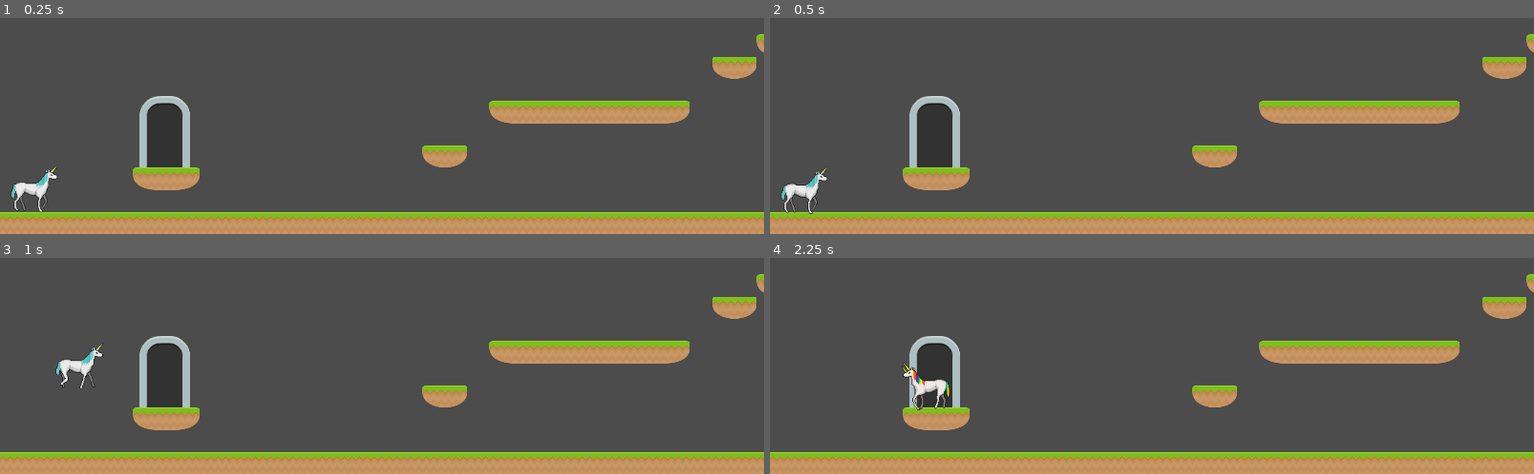
Above: before the commit, frames 1-4 (two rows, left to right).
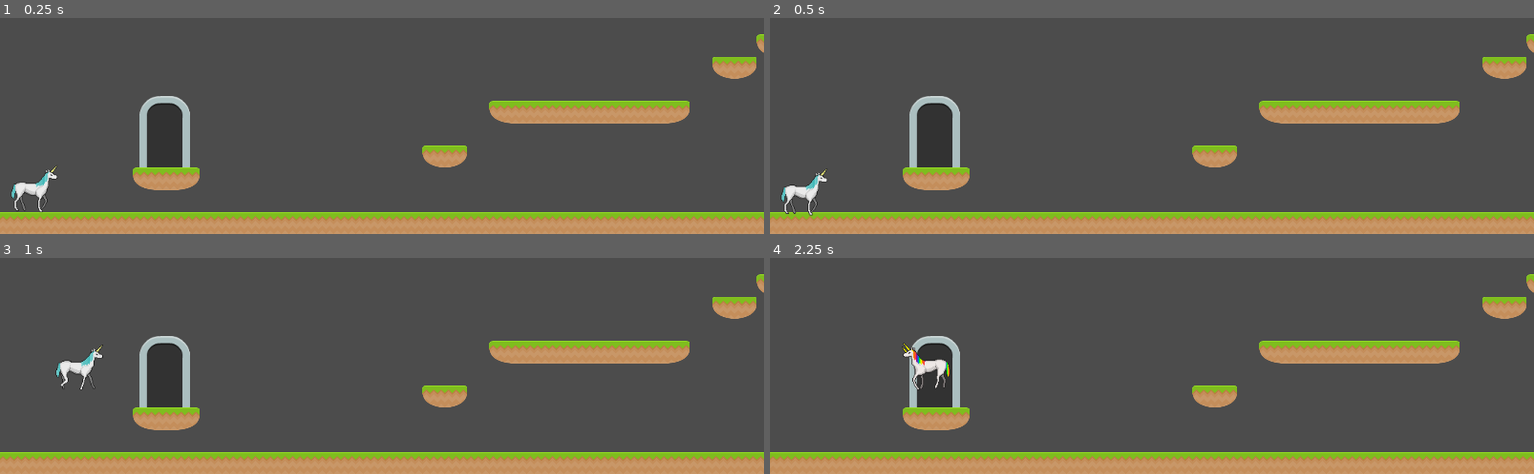
Above: after the commit, the same moments.

Repository: iphands/polly
Game: Godot game, scene res://MainScene.tscn
The game is run twice, just before and just after one commit, with the same random seed, the same clock (stepped at 60 frames per second) and the same inputs.
Inputs:
- Up to frame 1 (0.25 s): no input
- Up to frame 2 (0.5 s): no input
- Up to frame 3 (1 s): hold D (move_right) from 0.53 s (still down); hold Space (jump) from 0.53 s (still down)
- Up to frame 4 (2.25 s): release Space (jump) at 1.28 s; tap Space (jump) at 1.35, 1.52, 1.82 s; release D (move_right) at 2.03 s; hold A (move_left) from 2.03 s (still down); hold Space (jump) from 2.03 s (still down)

Frame 1 is identical in both runs. In frame 2, 0.3% of the frame differs, in the area x 1-8%, y 68-92%; in frame 3, 0.3%; in frame 4, 0.8%, in the area x 17-24%, y 39-71%.

Commit message:
refactor and optimize so things are set on just pressed

Diff:
--- a/Actors/Player/Player.gd
+++ b/Actors/Player/Player.gd
@@ -1,28 +1,24 @@
 extends KinematicBody2D
 
+var is_duocorn : bool = false
+var mid_jump : int = 0
 var score : int = 0
+var speed : int = base_speed
+var start_position: Vector2 = Vector2()
+var velocity : Vector2 = Vector2()
 
-var base_speed : int = 250
-var max_speed : int = base_speed * 3
-var max_speed_close = max_speed * 0.80
-var speed = base_speed
-var jump_force : int = 600
-var jump_force_extra : int = jump_force * 0.030
-var gravity : int = 2000
-
-var velocity : Vector2 = Vector2()
-var mid_jump = 0
-var start_position: Vector2 = Vector2()
-var is_duocorn = false
-
-var forward_old = true
-var forward = true
+const base_speed : int = 250
+const max_speed : int = base_speed * 3
+const max_speed_close = max_speed * 0.80
+const jump_force : int = 600
+const jump_force_extra : float = jump_force * 0.030
+const gravity : int = 2000
 
 onready var duo_sprite : AnimatedSprite = get_node("DuocornSprite")
 onready var uni_sprite : AnimatedSprite = get_node("UnicornSprite")
 onready var sprite : AnimatedSprite = duo_sprite
-onready var platform : CollisionPolygon2D = get_node("CollisionPolygon2D")
-onready var particles : Particles2D = get_node("Particles2D")
+onready var platform : CollisionShape2D = get_node("CollisionShape2D")
+onready var particles : Particles2D = get_node("DuocornSprite/Particles2D")
 
 func sprite_handle_jumping():
 	# if !is_on_floor() and !Input.is_action_pressed("jump"):
@@ -38,16 +34,11 @@
 
 func _ready():
 	start_position = position
-	print(jump_force)
-	print(jump_force_extra)
-	print(start_position)
 	do_duocorn(false)
-	print(self.get_path())
 
 func reset():
 	particles.restart()
 	do_duocorn(false)
-	base_speed = 250
 	position = start_position
 	speed = base_speed
 	velocity.y = 0
@@ -56,20 +47,21 @@
 func do_duocorn(b : bool):
 	if b:
 		sprite = duo_sprite
-		# particles.emitting = false
-		# particles.visible = true
-		# particles.restart()
 		is_duocorn = true
 		duo_sprite.visible = true
 		uni_sprite.visible = false
 	else:
 		sprite = uni_sprite
-		# particles.restart()
 		particles.emitting = false
-		# particles.visible = false
 		is_duocorn = false
 		uni_sprite.visible = true
 		duo_sprite.visible = false
+
+func flip_stuff(dir):
+	sprite.flip_h = false if (dir == -1) else true
+	particles.process_material.direction.x = dir
+	particles.transform[2] = Vector2(-12 * dir, -18)
+	particles.rotation_degrees = (-45 * dir)
 
 func _physics_process(delta):
 	var run_speed = speed
@@ -82,7 +74,7 @@
 
 	if (Input.is_action_pressed("run") and
 		(Input.is_action_pressed("move_left") or Input.is_action_pressed("move_right"))):
-		speed *= 1.02
+		speed *= 1.05
 		if speed > max_speed:
 			speed = max_speed
 		sprite.speed_scale = (speed / base_speed)
@@ -93,21 +85,12 @@
 	sprite_try_run()
 	sprite_handle_jumping()
 
-	forward_old = forward
-	if Input.is_action_pressed("move_left"):
-		velocity.x -= run_speed
-		sprite.flip_h = true
-		particles.process_material.direction.x = 1
-		particles.transform[2] = Vector2(-9, -9)
-		forward = true
-	elif Input.is_action_pressed("move_right"):
-		sprite.flip_h = false
-		velocity.x += run_speed
-		particles.process_material.direction.x = -1
-		particles.transform[2] = Vector2(9, -9)
-		forward = false
-	elif !Input.is_action_pressed("jump"):
-		sprite.play("default")
+	if Input.is_action_just_pressed("move_left"):    flip_stuff(1)
+	elif Input.is_action_just_pressed("move_right"): flip_stuff(-1)
+
+	if Input.is_action_pressed("move_left"):    velocity.x -= run_speed
+	elif Input.is_action_pressed("move_right"): velocity.x += run_speed
+	elif !Input.is_action_pressed("jump"):      sprite.play("default")
 
 	velocity = move_and_slide(velocity, Vector2.UP)
 	velocity.y += gravity * delta
@@ -121,5 +104,4 @@
 	elif Input.is_action_pressed("jump") and !is_on_floor():
 		velocity.y -= jump_force_extra
 		if is_duocorn: velocity.y -= jump_force_extra * 0.75
-	if position.y > 220:
-		reset()
+	if position.y > 220: reset()
--- a/Actors/Player/Player.tscn
+++ b/Actors/Player/Player.tscn
@@ -1,7 +1,10 @@
-[gd_scene load_steps=20 format=2]
+[gd_scene load_steps=21 format=2]
 
 [ext_resource path="res://Actors/Player/Player.gd" type="Script" id=2]
 [ext_resource path="res://assets/chars/polly/unicorn.png" type="Texture" id=3]
+
+[sub_resource type="RectangleShape2D" id=18]
+extents = Vector2( 10.1932, 11.4737 )
 
 [sub_resource type="AtlasTexture" id=1]
 flags = 4
@@ -11,32 +14,32 @@
 [sub_resource type="AtlasTexture" id=2]
 flags = 4
 atlas = ExtResource( 3 )
-region = Rect2( 128, 0, 128, 128 )
+region = Rect2( 0, 0, 128, 128 )
 
 [sub_resource type="AtlasTexture" id=3]
 flags = 4
 atlas = ExtResource( 3 )
-region = Rect2( 0, 0, 128, 128 )
+region = Rect2( 128, 0, 128, 128 )
 
 [sub_resource type="AtlasTexture" id=4]
 flags = 4
 atlas = ExtResource( 3 )
-region = Rect2( 128, 0, 128, 128 )
+region = Rect2( 256, 0, 128, 128 )
 
 [sub_resource type="AtlasTexture" id=5]
 flags = 4
 atlas = ExtResource( 3 )
-region = Rect2( 256, 0, 128, 128 )
+region = Rect2( 384, 0, 128, 128 )
 
 [sub_resource type="AtlasTexture" id=6]
 flags = 4
 atlas = ExtResource( 3 )
-region = Rect2( 384, 0, 128, 128 )
+region = Rect2( 256, 0, 128, 128 )
 
 [sub_resource type="AtlasTexture" id=7]
 flags = 4
 atlas = ExtResource( 3 )
-region = Rect2( 256, 0, 128, 128 )
+region = Rect2( 128, 0, 128, 128 )
 
 [sub_resource type="SpriteFrames" id=8]
 animations = [ {
@@ -45,19 +48,19 @@
 "name": "default",
 "speed": 5.0
 }, {
-"frames": [ SubResource( 2 ) ],
-"loop": true,
-"name": "jump_rising",
-"speed": 5.0
-}, {
-"frames": [ SubResource( 3 ), SubResource( 4 ), SubResource( 5 ), SubResource( 6 ) ],
+"frames": [ SubResource( 2 ), SubResource( 3 ), SubResource( 4 ), SubResource( 5 ) ],
 "loop": true,
 "name": "run",
 "speed": 10.0
 }, {
+"frames": [ SubResource( 6 ) ],
+"loop": true,
+"name": "jump_falling",
+"speed": 5.0
+}, {
 "frames": [ SubResource( 7 ) ],
 "loop": true,
-"name": "jump_falling",
+"name": "jump_rising",
 "speed": 5.0
 } ]
 
@@ -69,32 +72,32 @@
 [sub_resource type="AtlasTexture" id=10]
 flags = 4
 atlas = ExtResource( 3 )
-region = Rect2( 128, 128, 128, 128 )
+region = Rect2( 0, 128, 128, 128 )
 
 [sub_resource type="AtlasTexture" id=11]
 flags = 4
 atlas = ExtResource( 3 )
-region = Rect2( 0, 128, 128, 128 )
+region = Rect2( 128, 128, 128, 128 )
 
 [sub_resource type="AtlasTexture" id=12]
 flags = 4
 atlas = ExtResource( 3 )
-region = Rect2( 128, 128, 128, 128 )
+region = Rect2( 256, 128, 128, 128 )
 
 [sub_resource type="AtlasTexture" id=13]
 flags = 4
 atlas = ExtResource( 3 )
-region = Rect2( 256, 128, 128, 128 )
+region = Rect2( 384, 128, 128, 128 )
 
 [sub_resource type="AtlasTexture" id=14]
 flags = 4
 atlas = ExtResource( 3 )
-region = Rect2( 384, 128, 128, 128 )
+region = Rect2( 256, 128, 128, 128 )
 
 [sub_resource type="AtlasTexture" id=15]
 flags = 4
 atlas = ExtResource( 3 )
-region = Rect2( 256, 128, 128, 128 )
+region = Rect2( 128, 128, 128, 128 )
 
 [sub_resource type="SpriteFrames" id=16]
 animations = [ {
@@ -103,19 +106,19 @@
 "name": "default",
 "speed": 5.0
 }, {
-"frames": [ SubResource( 10 ) ],
-"loop": true,
-"name": "jump_rising",
-"speed": 5.0
-}, {
-"frames": [ SubResource( 11 ), SubResource( 12 ), SubResource( 13 ), SubResource( 14 ) ],
+"frames": [ SubResource( 10 ), SubResource( 11 ), SubResource( 12 ), SubResource( 13 ) ],
 "loop": true,
 "name": "run",
 "speed": 10.0
 }, {
+"frames": [ SubResource( 14 ) ],
+"loop": true,
+"name": "jump_falling",
+"speed": 5.0
+}, {
 "frames": [ SubResource( 15 ) ],
 "loop": true,
-"name": "jump_falling",
+"name": "jump_rising",
 "speed": 5.0
 } ]
 
@@ -154,8 +157,9 @@
 smoothing_speed = 10.0
 offset_v = -1.0
 
-[node name="CollisionPolygon2D" type="CollisionPolygon2D" parent="."]
-polygon = PoolVector2Array( -12.2, -1, -12.8, 3, -9.15, 12.35, 12.5, 12.4, 10.8, -1.55, 16.8, -9.35, 10, -13.35, 3.7, -5.75, -9.8, -5.15 )
+[node name="CollisionShape2D" type="CollisionShape2D" parent="."]
+position = Vector2( 0.75, 0 )
+shape = SubResource( 18 )
 
 [node name="UnicornSprite" type="AnimatedSprite" parent="."]
 scale = Vector2( 0.45, 0.45 )
@@ -166,9 +170,11 @@
 scale = Vector2( 0.45, 0.45 )
 frames = SubResource( 16 )
 
-[node name="Particles2D" type="Particles2D" parent="."]
-position = Vector2( 9, -9 )
-amount = 500
+[node name="Particles2D" type="Particles2D" parent="DuocornSprite"]
+rotation = 0.785398
+scale = Vector2( 2.22222, 2.22222 )
+emitting = false
+amount = 256
 speed_scale = 0.6
 randomness = 0.45
 fixed_fps = 60
Binary file added: assets/chars/polly/duo.png
Not shown, added: assets/chars/polly/duo.png.import
Binary file added: assets/chars/polly/uni.png
Not shown, added: assets/chars/polly/uni.png.import
